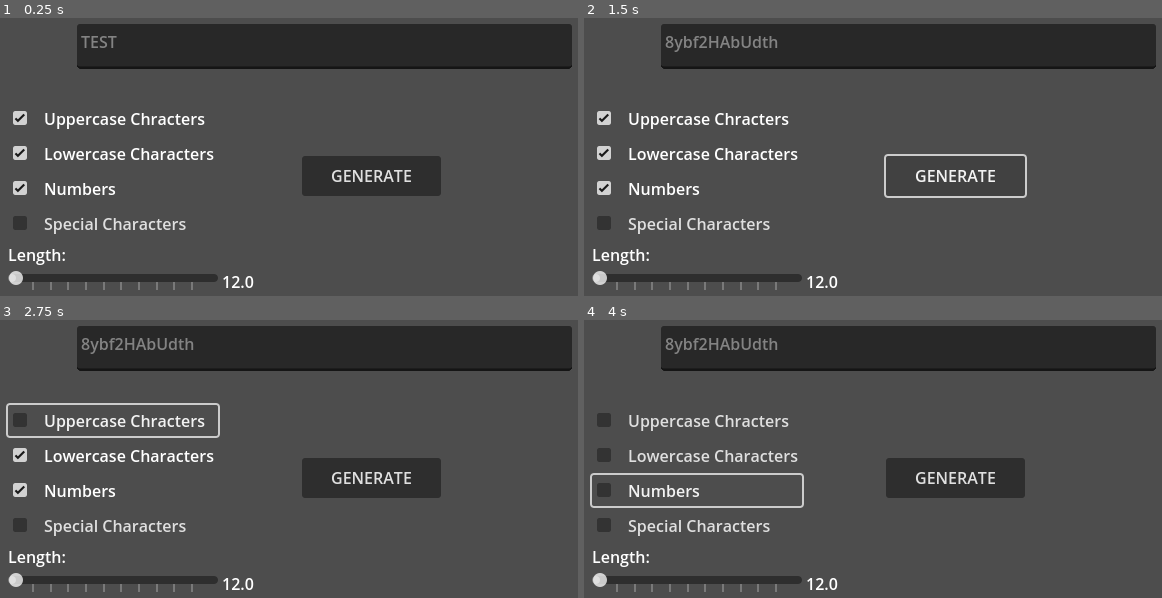
Above: before the commit, frames 1-4 (two rows, left to right).
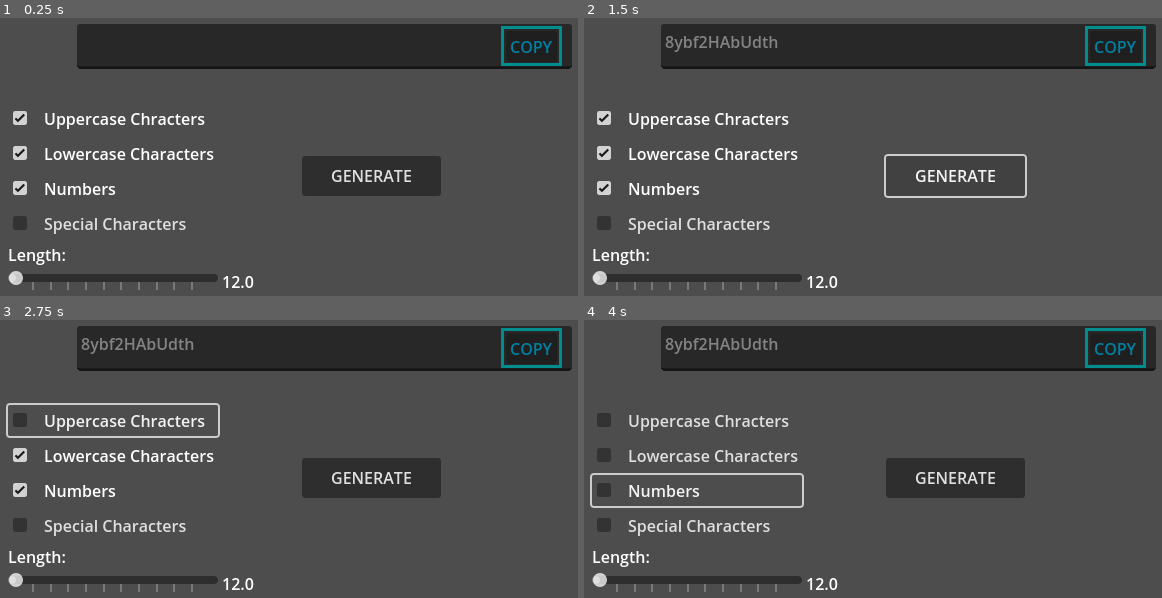
Above: after the commit, the same moments.

Repository: NanoVoid/godot_test
Game: Godot game, scene res://main.tscn
Same seed, same stepped clock (60 frames per second), same inputs: the game is played once before the commit and once after it.
Inputs (mouse positions are in pixels of both pictures, inside the frame that each line leads up to):
- Up to frame 1 (0.25 s): no input
- Up to frame 2 (1.5 s): click (1115, 45) at 0.5 s, where only the run after the commit has a clickable "COPY"; click "GENERATE" at 1.25 s
- Up to frame 3 (2.75 s): click "Uppercase Chracters" at 2 s
- Up to frame 4 (4 s): click "Lowercase Characters" at 2.75 s; click "Numbers" at 3.5 s

The runs differ from the first frame. In frame 1, 0.6% of the frame differs, in the area x 14-98%, y 2-18%; in frame 2, 0.5%; in frame 3, 0.5%; in frame 4, 0.5%.

Commit message:
Added Copy button to output_text

Diff:
--- a/project/main.gd
+++ b/project/main.gd
@@ -63,3 +63,7 @@
 		output_text_edit.text = generate_password()
 	else:
 		output_text_edit.text = "Please select at least one character type"
+
+
+func _on_copy_button_pressed() -> void:
+	DisplayServer.clipboard_set(output_text_edit.text)
--- a/project/main.tscn
+++ b/project/main.tscn
@@ -20,10 +20,27 @@
 offset_top = 24.0
 offset_right = 599.0
 offset_bottom = 69.0
-theme_override_colors/font_color = Color(0.875, 0.875, 0.875, 1)
-text = "TEST"
-placeholder_text = "THIS IS A TEST"
+theme_override_colors/font_color = Color(1, 1, 1, 1)
 editable = false
+emoji_menu_enabled = false
+
+[node name="Copy_Button" type="Button" parent="Control/Output_TextEdit"]
+layout_mode = 0
+offset_left = 429.0
+offset_top = 7.0
+offset_right = 480.0
+offset_bottom = 38.0
+theme_override_colors/font_color = Color(2.5027991e-06, 0.5026445, 0.63244003, 1)
+theme_override_colors/font_pressed_color = Color(0, 0.7512542, 0.6457549, 1)
+text = "COPY"
+
+[node name="Polygon2D" type="Polygon2D" parent="Control/Output_TextEdit/Copy_Button"]
+position = Vector2(-3, -4)
+scale = Vector2(1.1, 1.1)
+color = Color(0, 0.5532318, 0.55323166, 1)
+invert_enabled = true
+invert_border = 2.5
+polygon = PackedVector2Array(1, 2, 51, 2, 51, 33, 1, 33)
 
 [node name="Options_Control" type="Control" parent="Control"]
 layout_mode = 1
@@ -94,5 +111,6 @@
 layout_mode = 2
 text = "GENERATE"
 
+[connection signal="pressed" from="Control/Output_TextEdit/Copy_Button" to="." method="_on_copy_button_pressed"]
 [connection signal="value_changed" from="Control/Options_Control/Options_List/Length_Slider" to="Control/Options_Control/Options_List/Length_Slider/Length_Text" method="_on_length_slider_value_changed"]
 [connection signal="pressed" from="Control/MarginContainer/Button" to="." method="_on_button_pressed"]
